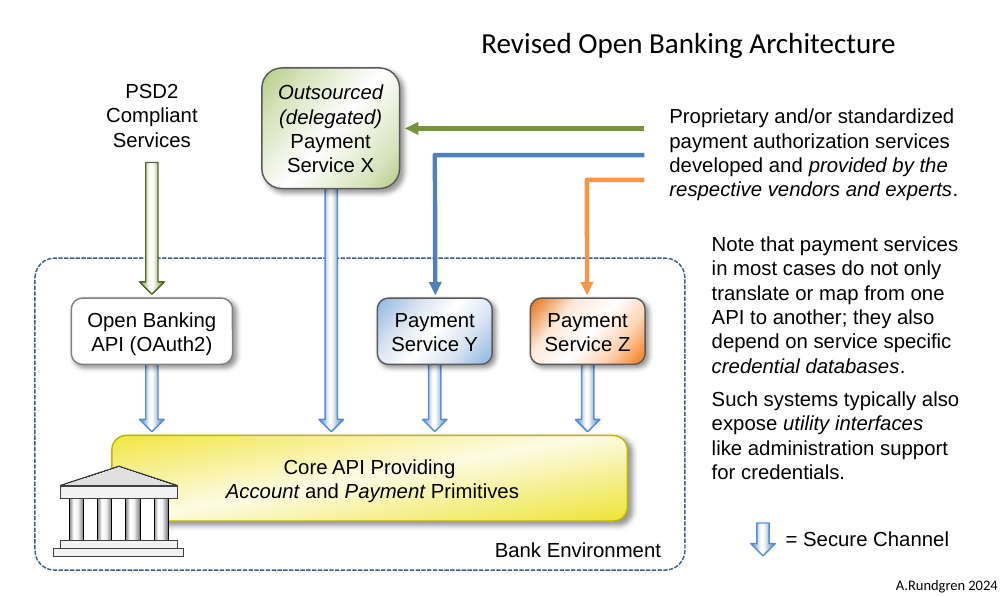
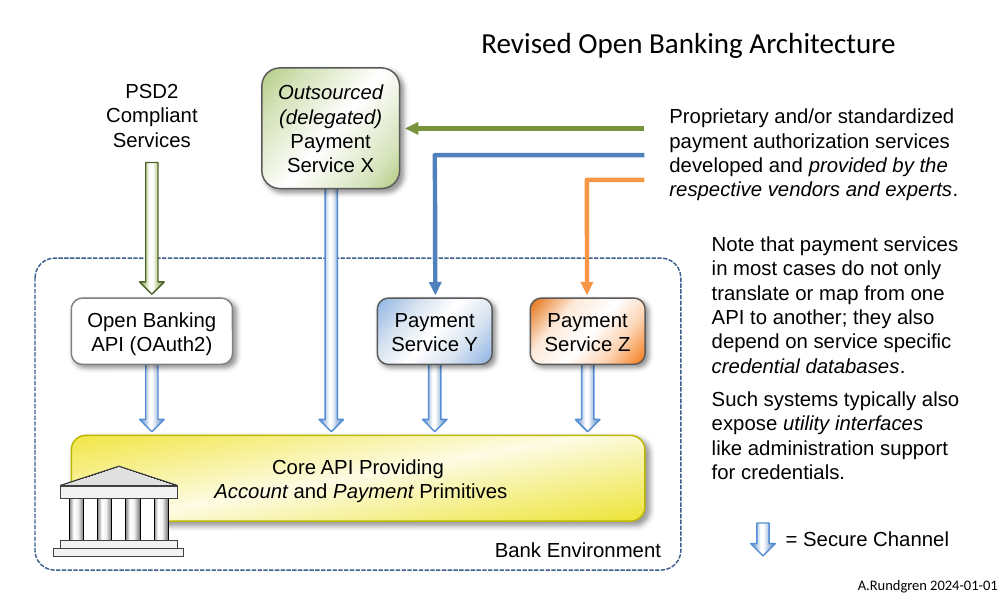
Before and after one commit to cyberphone/doc, a slide deck: slide 1 of research/revised-open-banking-architecture.pptx. Drawn at 1008x597 pixels with LibreOffice and Linux fonts; fonts in the diff are those of the drawing. Boxes give left, top, right and bottom in pixels: in the first picture for what was removed or moved away, otherwise in the second. Text is boxed around its words. In the diff, an @@ line names an element or a change of style, - is before the commit and + after.

```diff
--- a/research/revised-open-banking-architecture.pptx
+++ b/research/revised-open-banking-architecture.pptx
@@ rounded rectangle: place and size @@
-rounded rectangle at bbox=[36, 258, 685, 569]
+rounded rectangle at bbox=[36, 258, 681, 569]
@@ rounded rectangle "Core API Providing Account and ...": place and size @@
-rounded rectangle "Core API Providing Account and ..." at bbox=[112, 436, 627, 521]
+rounded rectangle "Core API Providing Account and ..." at bbox=[71, 436, 644, 521]
@@ text at bbox=[858, 580, 998, 593]: text changed @@
-A.Rundgren 2024
+A.Rundgren 2024-01-01
```
Also in this commit, not shown: 2 other files.
